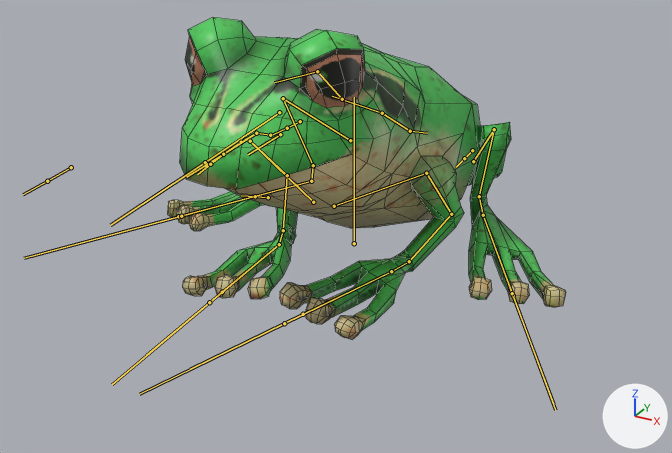
The FBX model dango_test01/Assets/Models/kaeru/kaeru.fbx, before and after one commit.
Rendered twice from a 50 mm lens placed at (0.772, -1.39, 0.747), pointed at (-0.012, 0.036, 0.034). The lights are fixed; the arrows at lower right show +X, +Y and +Z. Both versions are drawn at frame 2 of the action 'アーマチュア|Wait'; the numbers are the values there. The bones that bend it are drawn over the model as lines. Mesh edges are drawn as thin lines.

Names of what the first picture shows: 'Retopo_Mesh'.
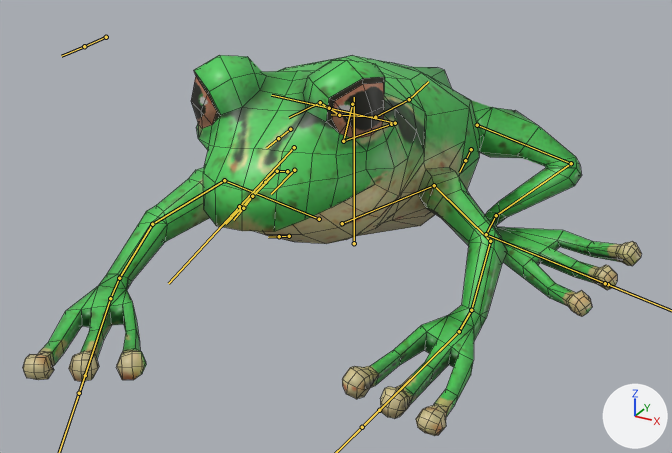
The change in detail:
Bone 'hip' (bone_hip) moves from (0.0, 0.0, 0.0) to (0.0, -0.19, 0.37).
Bone 'hip' (bone_hip) turns from (0, 0, 0) to (27, 1, 1) degrees about its own x, y and z.
Bone 'spine2' (bone_spine2) turns from (13, 0, 0) to (-8, 3, -5) degrees about its own x, y and z.
Bone 'neck' (bone_neck) turns from (-7, 0, 0) to (-1, 0, -4) degrees about its own x, y and z.
Bone 'head' (bone_head) turns from (-9, 0, 0) to (-21, 3, -1) degrees about its own x, y and z.
Bone 'arm01.L' (bone_arm01_l) turns from (6, 21, 38) to (-9, 30, -59) degrees about its own x, y and z.
Bone 'arm02.L' (bone_arm02_l) turns from (-64, -11, -16) to (-38, -4, -11) degrees about its own x, y and z.
Bone 'arm03.L' (bone_arm03_l) turns from (-25, -1, -4) to (-14, 0, -2) degrees about its own x, y and z.
Bone 'hand.L' (bone_hand_l) turns from (-42, 73, -43) to (39, -9, -9) degrees about its own x, y and z.
Bone 'shoulder.R' (bone_shoulder_r) moves from (0.0, 0.0, 0.0) to (0.0, 0.02, 0.01).
Bone 'shoulder.R' (bone_shoulder_r) turns from (0, 0, 0) to (23, 12, 28) degrees about its own x, y and z.
Bone 'arm01.R' (bone_arm01_r) turns from (5, -9, -47) to (2, -5, 50) degrees about its own x, y and z.
Bone 'arm02.R' (bone_arm02_r) turns from (-64, 11, 16) to (-15, 1, 5) degrees about its own x, y and z.
Bone 'arm03.R' (bone_arm03_r) turns from (-25, 1, 4) to (-5, 0, 1) degrees about its own x, y and z.
Bone 'hand.R' (bone_hand_r) turns from (-68, -65, 59) to (7, 13, 11) degrees about its own x, y and z.
Bone 'leg1.L' (bone_leg1_l) turns from (19, -76, -95) to (-41, -164, -5) degrees about its own x, y and z.
Bone 'leg2.L' (bone_leg2_l) turns from (30, -14, 39) to (13, -3, 16) degrees about its own x, y and z.
Bone 'leg3.L' (bone_leg3_l) turns from (6, 0, 2) to (2, 0, 1) degrees about its own x, y and z.
Bone 'foot.L' (bone_foot_l) turns from (-37, 28, -35) to (61, 152, 47) degrees about its own x, y and z.
Bone 'leg1.R' (bone_leg1_r) turns from (4, 76, 81) to (25, 54, -25) degrees about its own x, y and z.
Bone 'leg2.R' (bone_leg2_r) turns from (30, 14, -39) to (-21, 4, 27) degrees about its own x, y and z.
Bone 'leg3.R' (bone_leg3_r) turns from (6, 0, -2) to (-3, 0, 0) degrees about its own x, y and z.
Bone 'foot.R' (bone_foot_r) turns from (-34, -26, 33) to (35, 27, 29) degrees about its own x, y and z.

Changed parts and their boxes [x1, y1, x2, y2] in the pictures (672 x 453 px):
'Retopo_Mesh', posed (55% wider, 18% taller)
    before: [167, 17, 566, 339]
    after: [23, 55, 642, 436]
bone 'hip', root to tip
    before: (410, 131) to (427, 133)
    after: (409, 99) to (428, 81)
bone 'spine2', root to tip
    before: (382, 113) to (332, 96)
    after: (375, 117) to (331, 114)
bone 'neck', root to tip
    before: (342, 99) to (317, 71)
    after: (339, 115) to (320, 102)
bone 'head', root to tip
    before: (317, 71) to (274, 82)
    after: (320, 102) to (289, 117)
bone 'arm01.L', root to tip
    before: (426, 173) to (451, 214)
    after: (434, 185) to (490, 241)
bone 'arm02.L', root to tip
    before: (451, 214) to (409, 261)
    after: (490, 241) to (471, 310)
bone 'arm03.L', root to tip
    before: (409, 261) to (391, 271)
    after: (471, 310) to (459, 331)
bone 'hand.L', root to tip
    before: (391, 271) to (303, 314)
    after: (459, 331) to (379, 410)
bone 'shoulder.R', root to tip
    before: (313, 202) to (250, 141)
    after: (319, 219) to (224, 180)
bone 'arm01.R', root to tip
    before: (250, 141) to (287, 175)
    after: (224, 180) to (152, 224)
bone 'arm02.R', root to tip
    before: (287, 175) to (283, 230)
    after: (152, 224) to (119, 278)
bone 'arm03.R', root to tip
    before: (283, 230) to (279, 244)
    after: (119, 278) to (110, 298)
bone 'hand.R', root to tip
    before: (279, 244) to (222, 292)
    after: (110, 298) to (85, 375)
bone 'leg1.L', root to tip
    before: (473, 161) to (494, 129)
    after: (477, 125) to (571, 163)
bone 'leg2.L', root to tip
    before: (494, 129) to (479, 196)
    after: (571, 163) to (496, 215)
bone 'leg3.L', root to tip
    before: (479, 196) to (483, 215)
    after: (496, 215) to (486, 234)
bone 'foot.L', root to tip
    before: (483, 215) to (513, 295)
    after: (486, 234) to (608, 284)
bone 'leg1.R', root to tip
    before: (350, 140) to (283, 98)
    after: (352, 104) to (343, 141)
bone 'leg2.R', root to tip
    before: (283, 98) to (313, 165)
    after: (343, 141) to (391, 124)
bone 'leg3.R', root to tip
    before: (313, 165) to (311, 181)
    after: (391, 124) to (395, 123)
bone 'foot.R', root to tip
    before: (311, 181) to (178, 216)
    after: (395, 123) to (327, 107)
